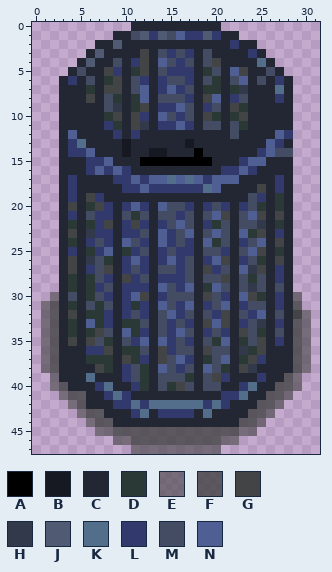
File history of a pixel-art sprite, Game Arts/ThrashBox.png. Above: the version before the commit.
The file is 32x48 pixels.
Palette (. is transparent): A #000000  B #161921  C #232733  D #2a3836  E #4344459a  F #434445cd  G #434445  H #32394a  J #505a73  K #536e8a  L #32396c  M #444c64  N #505f93
After the commit:
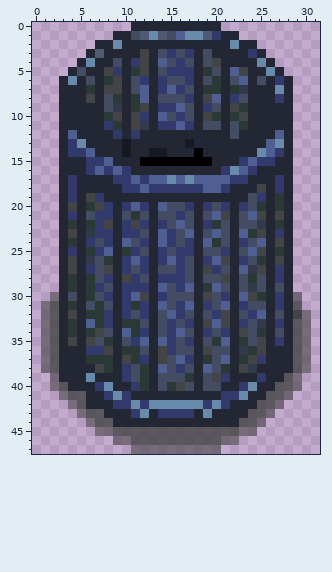
What changed:
Colour K changes from #536e8a to #688aab.
The edit turns colour L into colour C in row 12 at x 28.
The edit turns colour M into colour C in row 14 at x 28.
The edit turns colour J into colour K in row 2 at x 9; in row 4 at x 6.
The edit turns colour L into colour K in row 1 at x 13 and 17 to 18; in row 2 at x 22; in row 6 at x 4; in row 13 at x 27; in row 14 at x 25; in row 16 at x 22.
The edit turns colour M into colour K in row 5 at x 26.
The edit turns colour C into colour L in row 15 at x 26; in row 17 at x 23; in row 18 at x 21.
The edit turns colour M into colour L in row 14 at x 27.
The edit turns colour N into colour L in row 15 at x 25; in row 17 at x 22.
The edit turns colour K into colour N in row 18 at x 19.
The edit turns colour L into colour N in row 17 at x 19.
Where, in picture pixels (left, top, right, bottom), the same in both pictures:
changed: (68, 31, 284, 94)
changed: (167, 130, 293, 193)
changed: (77, 139, 86, 148)
changed: (86, 373, 257, 418)
